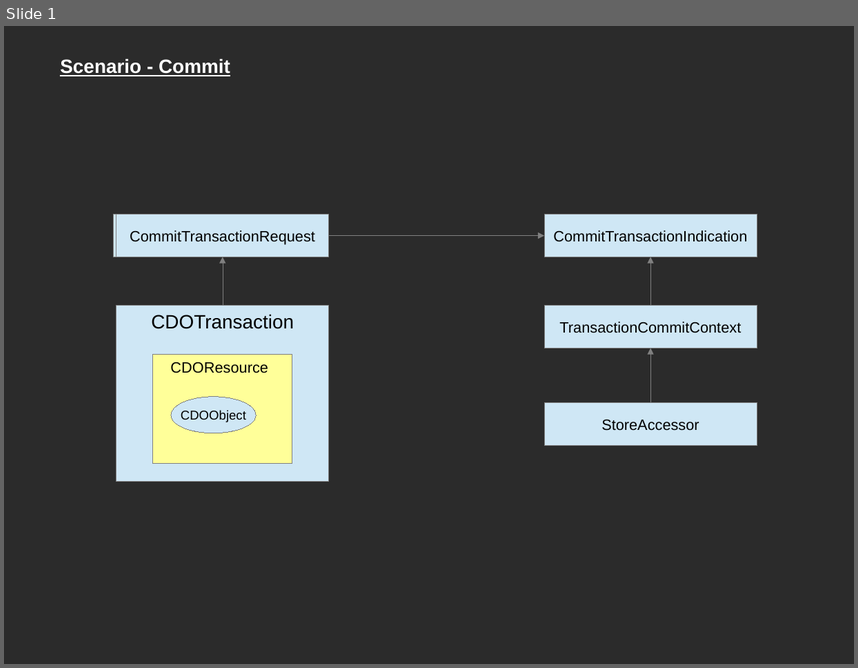
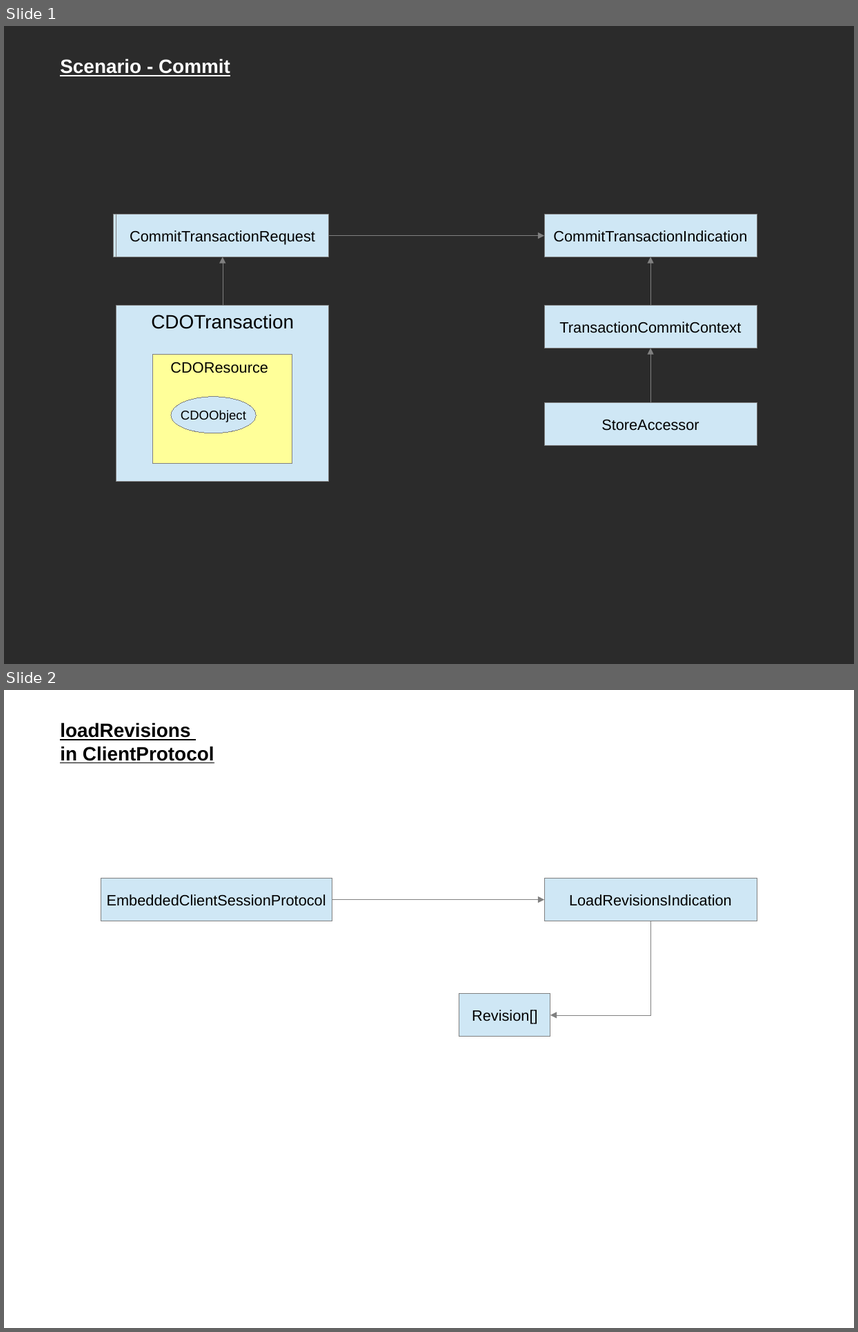
Before and after one commit to rytina/cdo-light, a slide deck: trunk/LibraryCreator/docu/descriptions/scenario descriptions.odp. Shown one above the other, each under a label of ours: slide 1 before the commit, slides 1 and 2 after it. The pictures are 858x668 and 858x1332 pixels, drawn with LibreOffice and Linux fonts; fonts in the diff are those of the drawing; background and template pictures are left out; a plain dark background stands for a picture behind light text. Boxes give left, top, right and bottom in pixels: in the first picture for what was removed or moved away, otherwise in the second. Text is boxed around its words. In the diff, an @@ line names an element or a change of style, - is before the commit and + after.

Commit message:
Update issue 5 working on the EmbeddedSessionProtocol

```diff
--- a/trunk/LibraryCreator/docu/descriptions/scenario descriptions.odp
+++ b/trunk/LibraryCreator/docu/descriptions/scenario descriptions.odp
@@ slide 2 added at (4, 690, 854, 1328), background picture (left out) @@
@@ text added at (60, 722, 214, 763), 18 pt, text #000000, bold, underline @@
+loadRevisions
+in ClientProtocol
@@ rectangle added at (101, 878, 332, 920), fill #CFE7F5, outline #808080 0 pt, 14 pt, text #000000 @@
+EmbeddedClientSessionProtocol
@@ rectangle added at (545, 878, 757, 920), fill #CFE7F5, outline #808080 0 pt, 14 pt, text #000000 @@
+LoadRevisionsIndication
@@ elbow arrow added from (332, 900) to (545, 900), #808080 0 pt @@
@@ elbow arrow added from (651, 920) to (551, 1015), #808080 0 pt @@
@@ rectangle added at (460, 994, 551, 1036), fill #CFE7F5, outline #808080 0 pt, 14 pt, text #000000 @@
+Revision[]
```
Also in this commit, not shown: 1 other file.
